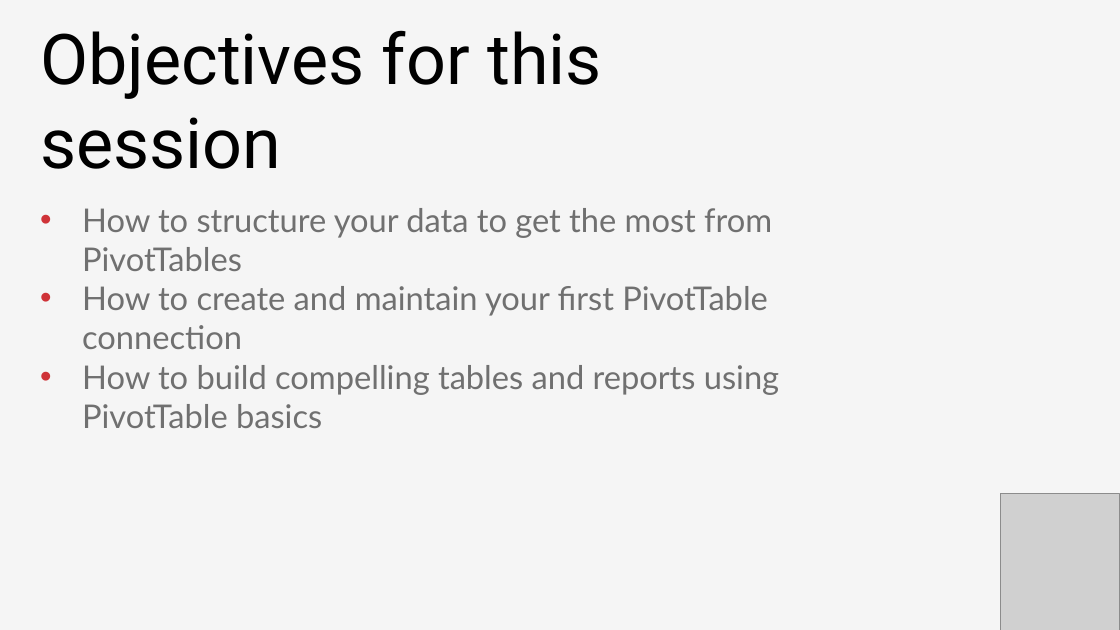
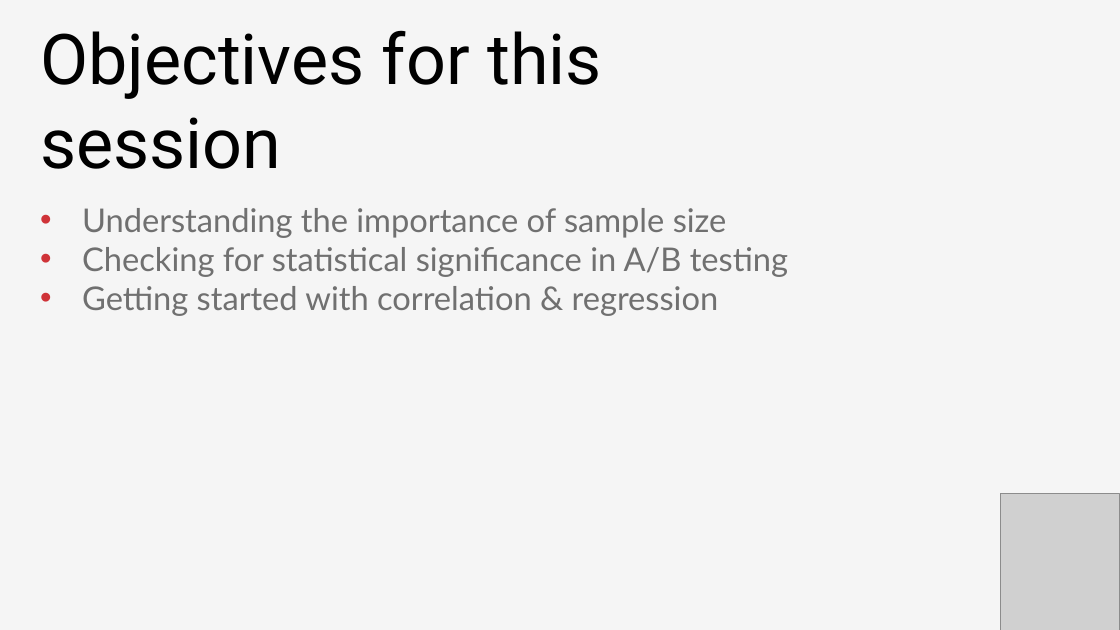
Before and after one commit to stringfestdata/confirming-data-insights-excel-webinar, a slide deck: slide 3 of confirming-data-insights-slides.pptx. Drawn at 1120x630 pixels with LibreOffice and Linux fonts; fonts in the diff are those of the drawing; grey boxes stand for pictures. Boxes give left, top, right and bottom in pixels: in the first picture for what was removed or moved away, otherwise in the second. Text is boxed around its words. In the diff, an @@ line names an element or a change of style, - is before the commit and + after.

```diff
--- a/confirming-data-insights-slides.pptx
+++ b/confirming-data-insights-slides.pptx
@@ text at (82,208,788,316): text changed @@
-• How to structure your data to get the most from PivotTables
-• How to create and maintain your first PivotTable connection
-• How to build compelling tables and reports using PivotTable basics
+• Understanding the importance of sample size
+• Checking for statistical significance in A/B testing
+• Getting started with correlation & regression
```
Also in this commit, not shown: 1 other slide changed.
